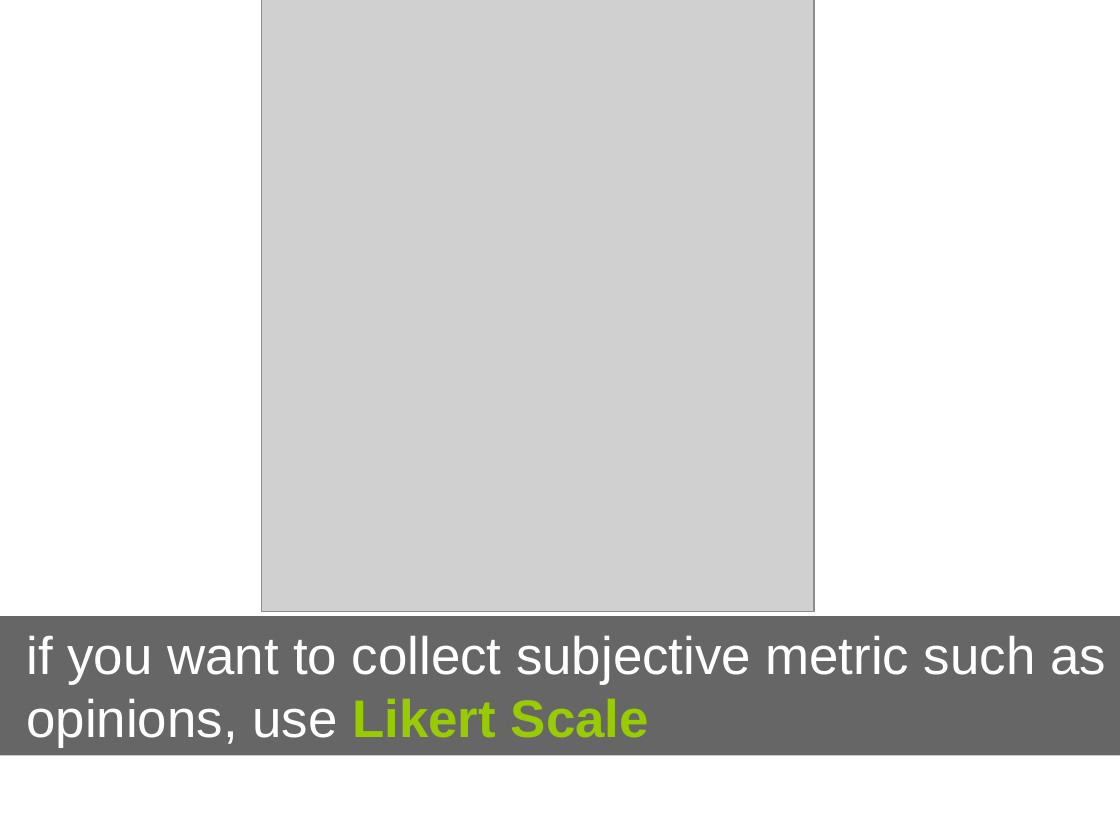
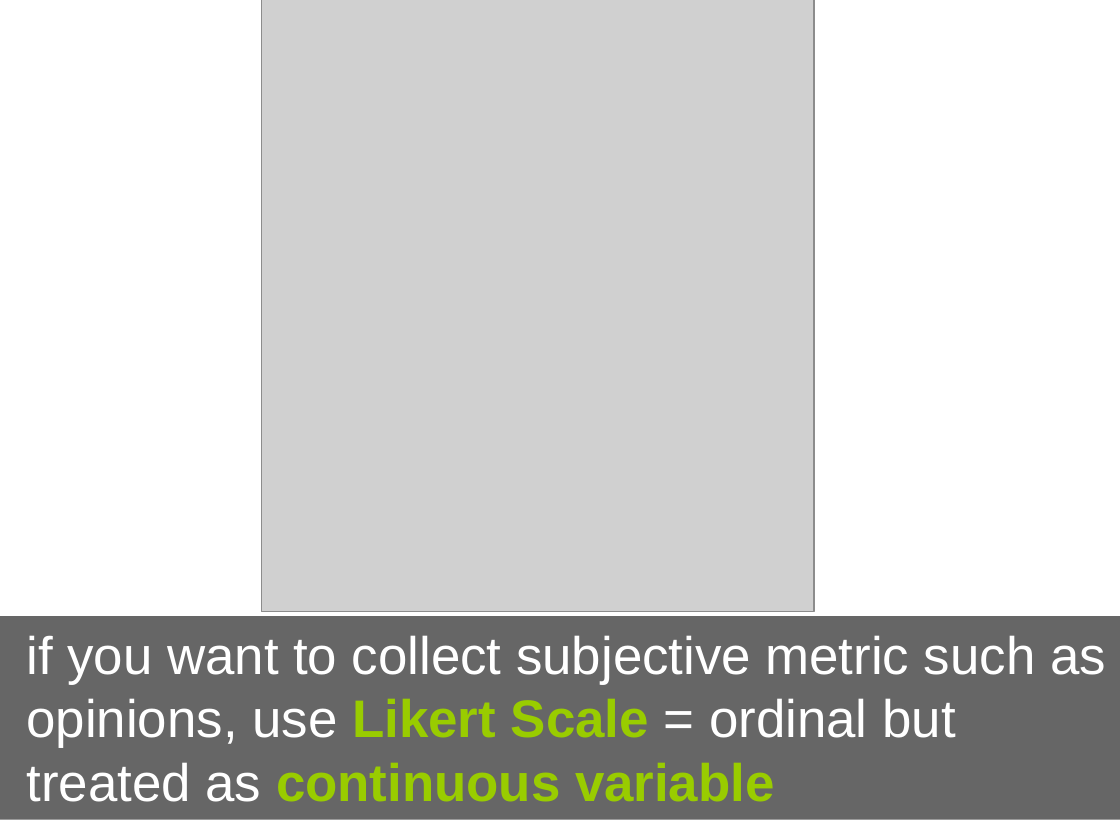
Before and after one commit to coms10011/2018_19, a slide deck: slide 107 of 13_designing_an_experiment (2 parts)/13-ControlStudyMemorisation-110min.pptx (slide 105 before the commit). Drawn at 1120x840 pixels with LibreOffice and Linux fonts; fonts in the diff are those of the drawing; grey boxes stand for pictures. Boxes give left, top, right and bottom in pixels: in the first picture for what was removed or moved away, otherwise in the second. Text is boxed around its words. In the diff, an @@ line names an element or a change of style, - is before the commit and + after.

```diff
--- a/13_designing_an_experiment (2 parts)/13-ControlStudyMemorisation-110min.pptx
+++ b/13_designing_an_experiment (2 parts)/13-ControlStudyMemorisation-110min.pptx
@@ rectangle "if you want to collect ..." resized from (x1=0, y1=616, x2=1120, y2=756) to (x1=0, y1=616, x2=1120, y2=820) @@
@@ text in rectangle at (x1=26, y1=635, x2=1106, y2=802): text changed @@
-if you want to collect subjective metric such as opinions, use Likert Scale
+if you want to collect subjective metric such as opinions, use Likert Scale = ordinal but treated as continuous variable
```
Also in this commit, not shown: 4 other slides changed, 1 slide added, 6 other files.
